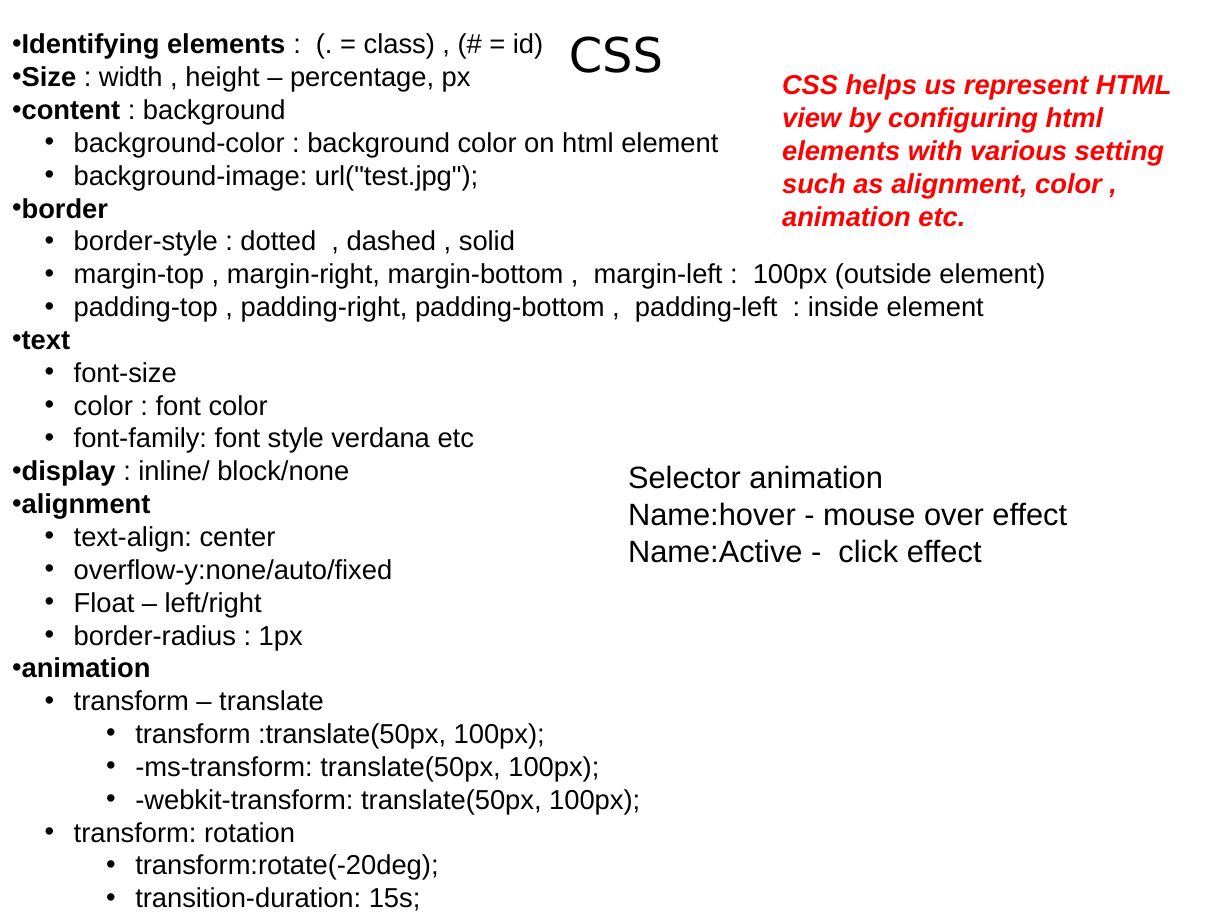
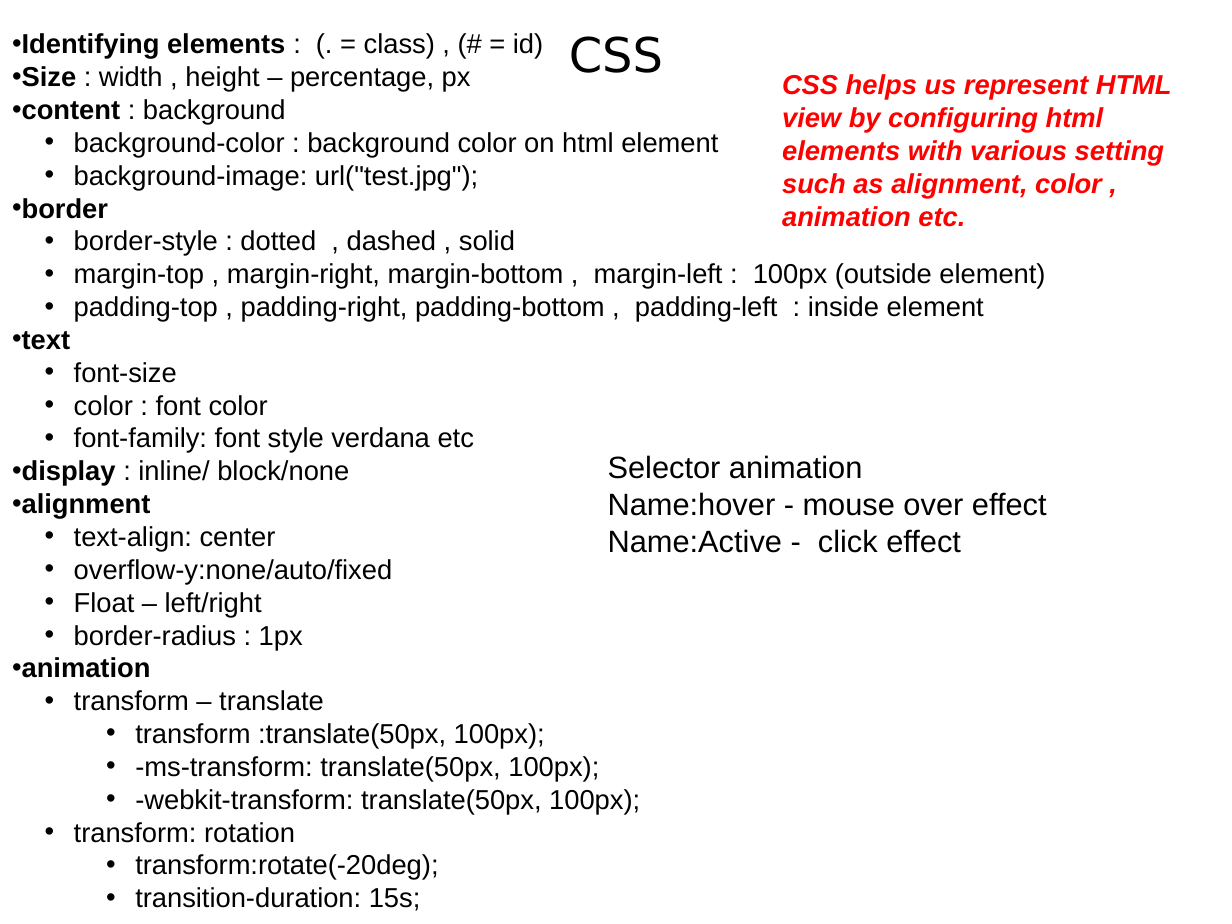
Before and after one commit to thinkcodegravity/jeemar, a slide deck: slide 24 of JEE_st.pptx. Drawn at 1232x924 pixels with LibreOffice and Linux fonts; fonts in the diff are those of the drawing. Boxes give left, top, right and bottom in pixels: in the first picture for what was removed or moved away, otherwise in the second. Text is boxed around its words. In the diff, an @@ line names an element or a change of style, - is before the commit and + after.

```diff
--- a/JEE_st.pptx
+++ b/JEE_st.pptx
@@ text "Selector animation": place and size @@
-text "Selector animation" at (628,465,1067,563)
+text "Selector animation" at (608,455,1047,553)
```
Also in this commit, not shown: 6 other files.
